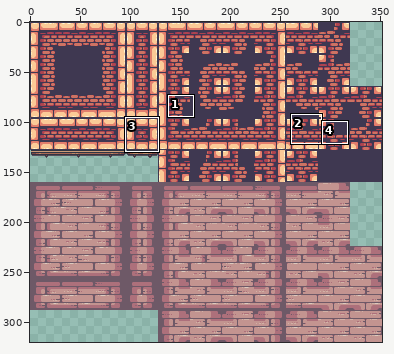
Sprite sheet: Assets/Sprites/Medieval/king_tileset.png. Above, an overview of the earlier version with the close-up marked.
Close-up. Old version:
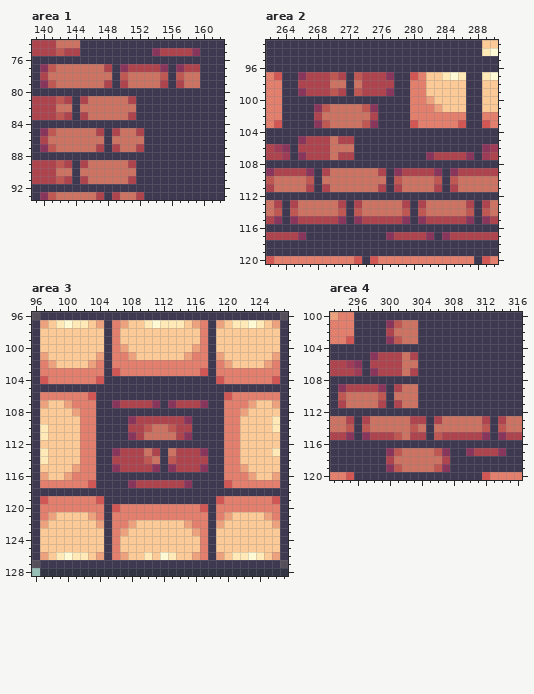
The file is 352x320 pixels. Colours within 5 levels of each other are drawn and written as one. Shown: area 1: x 139..162, y 74..93; area 2: x 262..290, y 93..120; area 3: x 96..127, y 96..128; area 4: x 293..316, y 100..120. The commit also changed other parts of the picture, which this record leaves out.
Once edited:
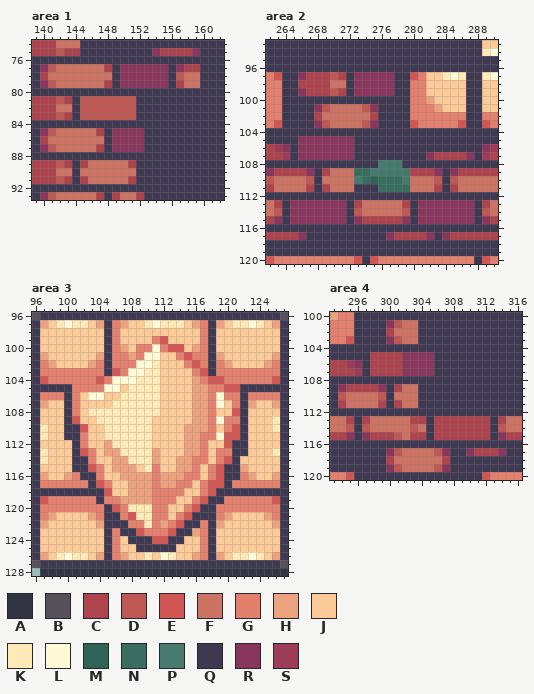
Palette (. is transparent): A #323443  B #56505b  C #ae444e  D #bf5753  E #d25654  F #cd7363  G #e27f6d  H #eda27f  J #fbca97  K #ffeab7  L #fffad6  M #306457  N #396d60  P #467a6d  Q #3f3851  R #89365c  S #9e3b57
What changed:
--- area 1
@@ x 143..157 @@
 76 QQQQQQQQQQQQQQQ
-77 FFFFFCQRCCCCRQR
-78 FFFFFFQDFFFFDQD
-79 FFFFFCQCFFFFCQC
+77 FFFFFCQRRRRRRQR
+78 FFFFFFQRRRRRRQD
+79 FFFFFCQRRRRRRQC
 80 QQQQQQQQQQQQQQQ
-81 CQCFFFFFCQQQQQQ
-82 FQFFFFFFFQQQQQQ
-83 CQCFFFFFCQQQQQQ
+81 CQDDDDDDDQQQQQQ
+82 FQDDDDDDDQQQQQQ
+83 CQDDDDDDDQQQQQQ
 84 QQQQQQQQQQQQQQQ
-85 FFFFCQCFFCQQQQQ
-86 FFFFFQFFFFQQQQQ
-87 FFFFCQCFFCQQQQQ
+85 FFFFCQRRRRQQQQQ
+86 FFFFFQRRRRQQQQQ
+87 FFFFCQRRRRQQQQQ
 88 QQQQQQQQQQQQQQQ
--- area 2
@@ x 271..279 @@
  96 QQQQQQQQQ
- 97 CQDCCCRQQ
- 98 FQFCCCCQQ
- 99 CQDCCCRQQ
+ 97 CQRRRRRQQ
+ 98 FQRRRRRQQ
+ 99 CQRRRRRQQ
 100 QQQQQQQQQ
@@ x 262..290 @@
 104 QQQQQQQQQQQQQQQQQQQQQQQQQQQQQ
-105 QQQQRCCCFCCQQQQQQQQQQQQQQQQQQ
-106 CSRQCCCCFFFQQQQQQQQQQQQQQQQRS
-107 CCSQRCCCFCCQQQQQQQQQRCCCCRQSC
-108 QQQQQQQQQQQQQQQQQQQQQQQQQQQQQ
-109 RCCCCRQCFFFFFFCQRCCCCRQRCCCCC
-110 DFFFFDQFFFFFFFFQDFFFFDQDFFFFF
-111 CFFFFCQCFFFFFFCQCFFFFCQCFFFFF
+105 QQQQRRRRRRRQQQQQQQQQQQQQQQQQQ
+106 CSRQRRRRRRRQQQQQQQQQQQQQQQQRS
+107 CCSQRRRRRRRQQQQQQQQQRCCCCRQSC
+108 QQQQQQQQQQQQQQPPPQQQQQQQQQQQQ
+109 RCCCCRQCFFFNNPPPPPCCCRQRCCCCC
+110 DFFFFDQFFFFPNMNNNPFFFDQDFFFFF
+111 CFFFFCQCFFFQQQNNNNFFFCQCFFFFF
 112 QQQQQQQQQQQQQQQQQQQQQQQQQQQQQ
-113 FCQCFFFFFCQCFFFFFCQCFFFFFCQCF
-114 FDQDFFFFFDQDFFFFFDQDFFFFFDQDF
-115 CRQRCCCCCRQRCCCCCRQRCCCCCRQRC
+113 FCQRRRRRRRQCFFFFFCQRRRRRRRQCF
+114 FDQRRRRRRRQDFFFFFDQRRRRRRRQDF
+115 CRQRRRRRRRQRCCCCCRQRRRRRRRQRC
 116 QQQQQQQQQQQQQQQQQQQQQQQQQQQQQ
--- area 3
@@ x 96..127 @@
  98 QJJJJJJJJQGJJJJJJJJJJGQJJJJJJJJQ
- 99 QJJJJJJJJQGJJJJJJJJJJGQJJJJJJJJQ
-100 QJJJJJJJJQGHJJJJJJJJHGQJJJJJJJJQ
-101 QHJJJJJJHQGGHJJJJJJHGGQHJJJJJJHQ
-102 QGHJJJJHGQGGGGGGGGGGGGQGHJJJJHGQ
-103 QGGGGGGGGQEGGGGGGGGGGEQGGGGGGGGQ
-104 QEGGGGGGEQQQQQQQQQQQQQQEGGGGGGEQ
-105 QQQQQQQQQQQQQQQQQQQQQQQQQQQQQQQQ
-106 QGGGGGGEQQQQQQQQQQQQQQQQEGGGGGGQ
-107 QHJJHGGGQQRCCCCRQRCCCRQQGGGHJJHQ
-108 QJJJJHGGQQQQQQQQQQQQQQQQGGHJJJJQ
-109 QJJJJJGGQQQQRCCCCCCRQQQQGGJJJJKQ
-110 QKJJJJGGQQQQCCDFFDCCQQQQGGJJJJKQ
-111 QKJJJJGGQQQQRCFFFFCRQQQQGGJJJJJQ
-112 QJJJJJGGQQQQQQQQQQQQQQQQGGJJJJJQ
-113 QKJJJJGGQQRCCCFCQFCCCRQQGGJJJJKQ
-114 QKJJJJGGQQCCCCDFQDCCCCQQGGJJJJJQ
-115 QJJJJHGGQQRCCCCRQRCCCRQQGGHJJJJQ
-116 QHJJHGGGQQQQQQQQQQQQQQQQGGGHJJHQ
-117 QGGGGGGEQQQQRCCCCCCRQQQQEGGGGGGQ
-118 QQQQQQQQQQQQQQQQQQQQQQQQQQQQQQQQ
-119 QEGGGGGGEQQQQQQQQQQQQQQEGGGGGGEQ
-120 QGGGGGGGGQEGGGGGGGGGGEQGGGGGGGGQ
-121 QGHJJJJHGQGGGGGGGGGGGGQGHJJJJHGQ
-122 QHJJJJJJHQGGHJJJJJJHGGQHJJJJJJHQ
-123 QJJJJJJJJQGHJJJJJJJJHGQJJJJJJJJQ
-124 QJJJJJJJJQGJJJJJJJJJJGQJJJJJJJJQ
-125 QJJJJJJJJQGJJJJJJJJJJGQJJJJJJJJQ
+ 99 QJJJJJJJJQGJJJJGEJJJJGQJJJJJJJJQ
+100 QJJJJJJJJQGHJGGLGEEJHGQJJJJJJJJQ
+101 QHJJJJJJHQGGHGLLJJGEGGQHJJJJJJHQ
+102 QGHJJJJHGQGGGLLKJJJGEGQGHJJJJHGQ
+103 QGGGGGGGGQEGLLKKJJJJGEQGGGGGGGGQ
+104 QEGGGGGGEGLLLKKKJJJJHGEEGGGGGGEQ
+105 QQQQQGGGGLLJKKKKJJJJHHGGEEQQQQQQ
+106 QGGGQGJLLJJKKKKKJJJJHHGLGGQGGGGQ
+107 QHJJQGJJJJKKKKKKJJJJHHGLJGQHJJHQ
+108 QJJJQGJKKKKKKKKKJJJJHHGJJEQJJJJQ
+109 QJJJQEJJKKKKKKKJJJJJHHGLGGQJJJKQ
+110 QKJJQQEJJKKKKKKJJJJHHHGJGEQJJJKQ
+111 QKJJQQGJJKKKKKKJJJJHHGGLEEQJJJJQ
+112 QJJJJQGJJHKKKKKJJJJHHGJJEQQJJJJQ
+113 QKJJJQEGJHHKKKKHJJJHHGJGGQQJJJKQ
+114 QKJJJQQGJJHHKKKHJJHHGGJGEQJJJJJQ
+115 QJJJJQQEGJHHHJKGJJHHGJGEQQHJJJJQ
+116 QHJJHGQQGJJHHHHGHHHGGJGEQQGHJJHQ
+117 QGGGGGGQEGJJHHHGHHGGJGEEQGGGGGGQ
+118 QQQQQQQQQEJJHHHGGGGJJGEQQQQQQQQQ
+119 QEGGGGGGQGGHHHHGGGJJGEQQGGGGGGEQ
+120 QGGGGGGGGQEGKKKGGJJGEQQGGGGGGGGQ
+121 QGHJJJJHGQQGEKKGGJGEQQQGHJJJJHGQ
+122 QHJJJJJJHQQQGGKGHGEQQGQHJJJJJJHQ
+123 QJJJJJJJJQGQQEGGGEQQHGQJJJJJJJJQ
+124 QJJJJJJJJQGJQQQEEQQJJGQJJJJJJJJQ
+125 QJJJJJJJJQGJJQQQQQJJJGQJJJJJJJJQ
 126 QHJKLKKJHQGHJJKJLKJJHGQHJKKLKJHQ
--- area 4
@@ x 296..307 @@
 104 QQQQQQQQQQQQ
-105 QQRCCCFCQQQQ
-106 RQCCCCFFQQQQ
-107 SQRCCCFCQQQQ
+105 QQCCCCRRRRQQ
+106 RQCCCCRRRRQQ
+107 SQCCCCRRRRQQ
 108 QQQQQQQQQQQQ
@@ x 304..314 @@
 112 QQQQQQQQQQQ
-113 CQCFFFFFCQC
-114 FQFFFFFFDQD
-115 CQDCCCCCRQR
+113 CQCCCCCCCQC
+114 FQCCCCCCCQD
+115 CQCCCCCCCQR
 116 QQQQQQQQQQQ
Boxes around the changes in both close-ups, in picture pixels (x1, y1, x2, y2):
changed: (80, 64, 168, 152)
changed: (354, 72, 394, 96)
changed: (290, 136, 474, 224)
changed: (64, 336, 248, 552)
changed: (370, 352, 378, 376)
changed: (402, 352, 434, 376)
changed: (434, 416, 490, 440)
